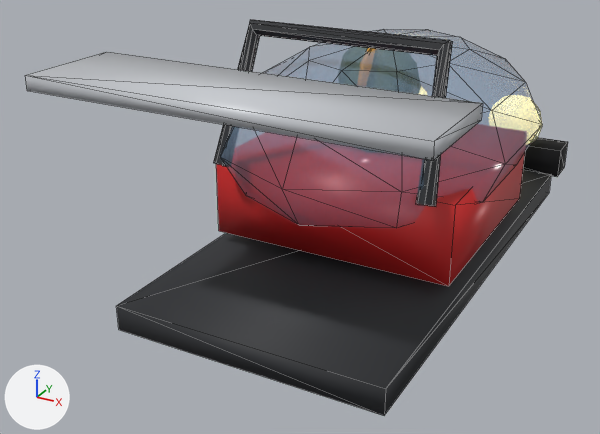
The glTF model public/models/cars/buggy.glb: old version first, new version second.
One viewpoint serves both versions: a camera (50 mm lens) standing at (1.31, -3.02, 1.56) and looking at (-0.22, -0.23, 0.17). Every picture has the same lights, and +X, +Y and +Z are marked at lower left. The first picture is the older version. Mesh edges are drawn as thin lines. Where no turn or scale is listed for an object, it has been applied to the vertices. Vertices at exactly the same position are counted once.

Names of what the first picture shows: 'Buggy'.
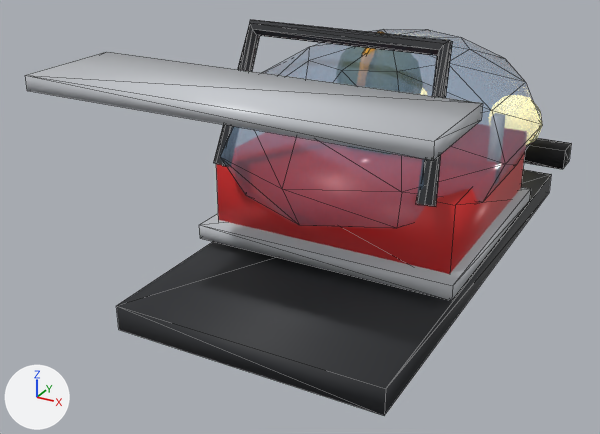
Where the newer file only moved an object's origin or applied its transform, the numbers keep the older frame.

Edits to the scene script, one JSON object a line:
```json
{"op": "add", "block": "mat_glass_001", "code": ["mat_glass_001 = principled_material('Glass.001')", "mat_glass_001.base_color = (0.0103, 0.0212, 0.0395)  # dark blue #1a2838", "mat_glass_001.roughness = 0.06", "mat_glass_001.alpha = 0.55"]}
{"op": "add", "block": "mat_rubber_001", "code": ["mat_rubber_001 = principled_material('Rubber.001')", "mat_rubber_001.base_color = (0.00304, 0.00304, 0.00304)  # black #0a0a0a", "mat_rubber_001.roughness = 0.85"]}
{"block": "me_buggy", "where": "# used by ob_buggy; location = (0.0, 0.025, 0.475)"}
{"op": "remove", "block": "me_buggy", "code": "me_buggy.from_pydata(...)  # 422 vertices, 772 faces; spans x -0.68..0.68, y -1.22..1.22, z -0.5..0.5"}
{"op": "add", "block": "me_buggy", "code": "me_buggy.from_pydata(...)  # 450 vertices, 812 faces; spans x -0.68..0.68, y -1.21..1.26, z -0.51..0.51"}
{"block": "me_buggy", "change": "me_buggy part 1: a new loose piece, a box spanning x -0.54..0.54, y -0.53..0.52, z -0.365..-0.305, in mat_trim (light grey #c9ccd1)"}
{"block": "me_buggy", "change": "me_buggy part 2: a new loose piece, a box spanning x -0.56..0.56, y 1.12..1.26, z -0.4..-0.3, in mat_rubber (black #0a0b0e)"}
{"block": "me_buggy", "change": "me_buggy part 3: a new loose piece, an 8-sided cylinder along x spanning x -0.01..0.01, y -0.205..0.195, z 0.041..0.441, in mat_trim_001 (orange #e0a030)"}
{"block": "me_buggy", "change": "me_buggy part 4: the loose piece of 8 vertices spanning x -0.55..0.55, y 1.05..1.22, z -0.42..-0.28 is deleted"}
{"block": "me_buggy", "change": "other edits to the shape of me_buggy do not show in these pictures"}
{"op": "remove", "block": "me_buggy", "code": "me_buggy.materials.append(mat_matte_001)  # dark green #3d4a22"}
{"op": "remove", "block": "me_buggy", "code": "me_buggy.materials.append(mat_matte_002)  # black #111111"}
{"op": "add", "block": "me_buggy", "code": "me_buggy.materials.append(mat_glass_001)  # dark blue #1a2838"}
{"op": "add", "block": "me_buggy", "code": "me_buggy.materials.append(mat_rubber_001)  # black #0a0a0a"}
```

Where the change shows, as pixel boxes (x1, y1, x2, y2) in the pictures (600 x 434 px):
```json
{"object": "Buggy", "change": "reshaped", "before": [25, 19, 568, 416], "after": [25, 19, 571, 416]}
{"part": 1, "of": "me_buggy", "change": "added", "after": [199, 187, 531, 301]}
{"part": 2, "of": "me_buggy", "change": "added", "after": [524, 138, 571, 169]}
{"part": 3, "of": "me_buggy", "change": "added", "after": [362, 31, 384, 55], "on screen": "mostly hidden"}
{"part": 4, "of": "me_buggy", "change": "deleted", "before": [523, 137, 568, 177]}
```
